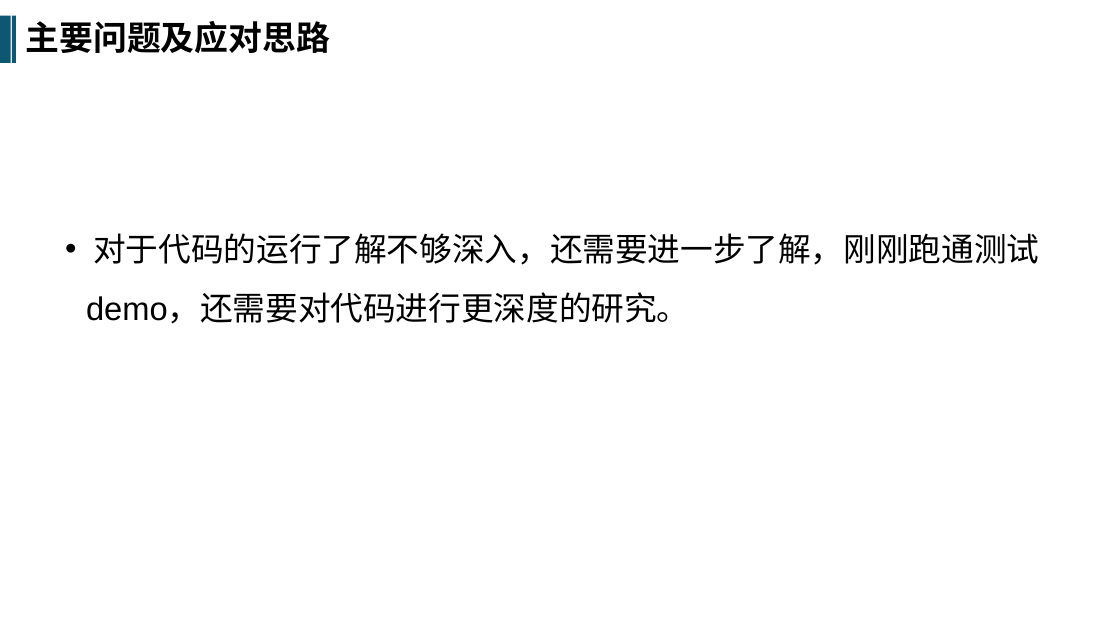
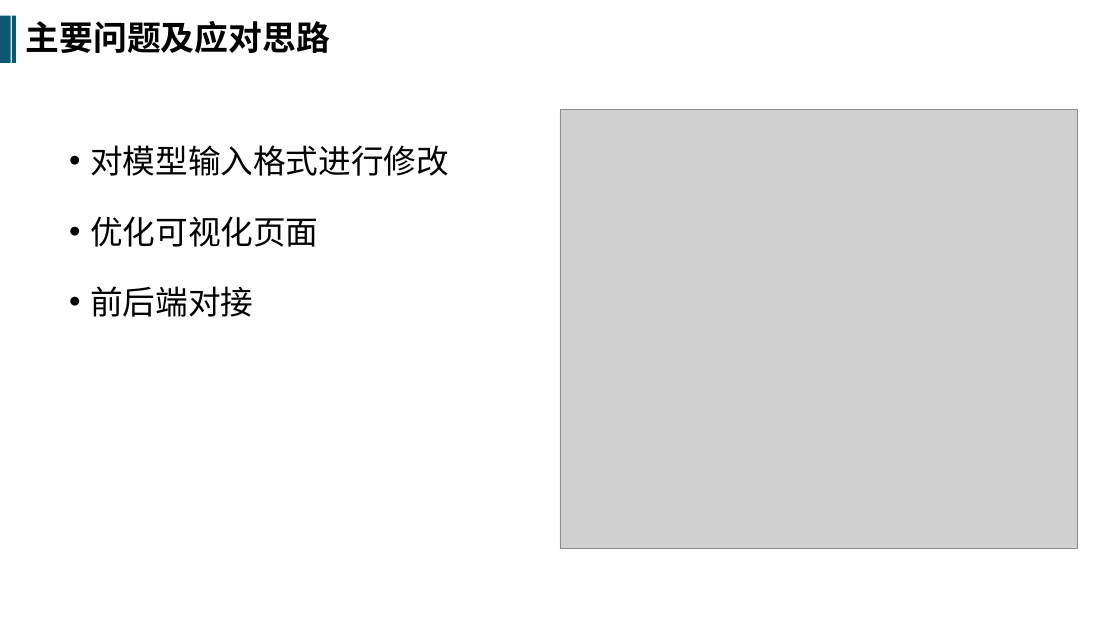
Before and after one commit to SRTPnsxjhw/SRTP, a slide deck: slide 6 of Notes_JHW/中期.pptx (slide 4 before the commit). Drawn at 1120x630 pixels with LibreOffice and Linux fonts; fonts in the diff are those of the drawing; grey boxes stand for pictures. Boxes give left, top, right and bottom in pixels: in the first picture for what was removed or moved away, otherwise in the second. Text is boxed around its words. In the diff, an @@ line names an element or a change of style, - is before the commit and + after.

```diff
--- a/Notes_JHW/中期.pptx
+++ b/Notes_JHW/中期.pptx
@@ picture added at [560, 109, 1078, 549] @@
@@ text at [90, 145, 449, 317]: text changed @@
-• 对于代码的运行了解不够深入，还需要进一步了解，刚刚跑通测试demo，还需要对代码进行更深度的研究。
+• 对模型输入格式进行修改
+• 优化可视化页面
+• 前后端对接
```
Also in this commit, not shown: 1 other slide changed, 2 slides added, 1 slide removed, 2 other files.
